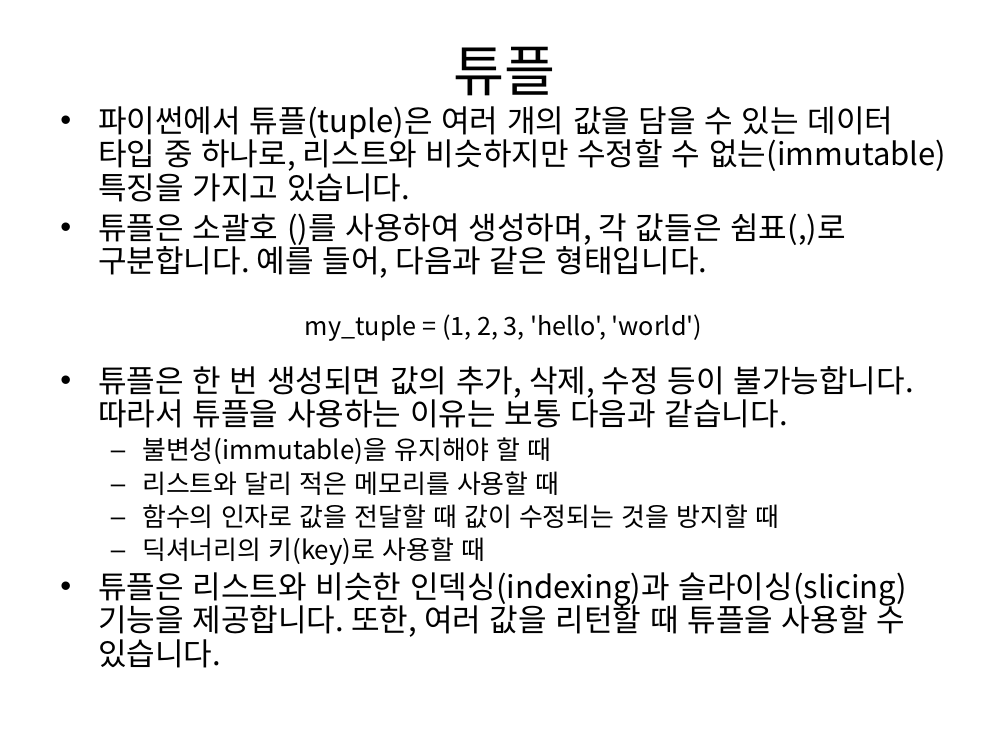
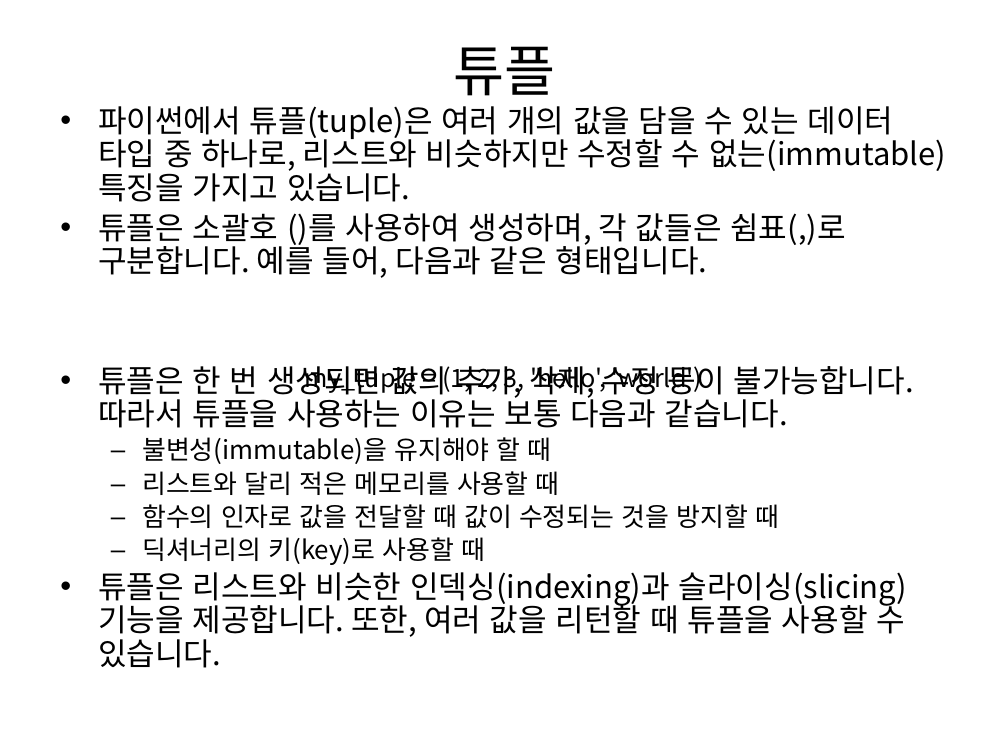
Before and after one commit to Dnadit/Python, a slide deck: slide 55 of 강의자료/파이썬 3.pptx. Drawn at 1008x756 pixels with LibreOffice and Linux fonts; fonts in the diff are those of the drawing. Boxes give left, top, right and bottom in pixels: in the first picture for what was removed or moved away, otherwise in the second. Text is boxed around its words. In the diff, an @@ line names an element or a change of style, - is before the commit and + after.

```diff
--- a/강의자료/파이썬 3.pptx
+++ b/강의자료/파이썬 3.pptx
@@ text "my_tuple = (1, 2, 3, ...": place and size @@
-text "my_tuple = (1, 2, 3, ..." at [305, 314, 702, 341]
+text "my_tuple = (1, 2, 3, ..." at [305, 366, 702, 394]
```
Also in this commit, not shown: 1 other slide changed, 5 slides added, 7 other files.
